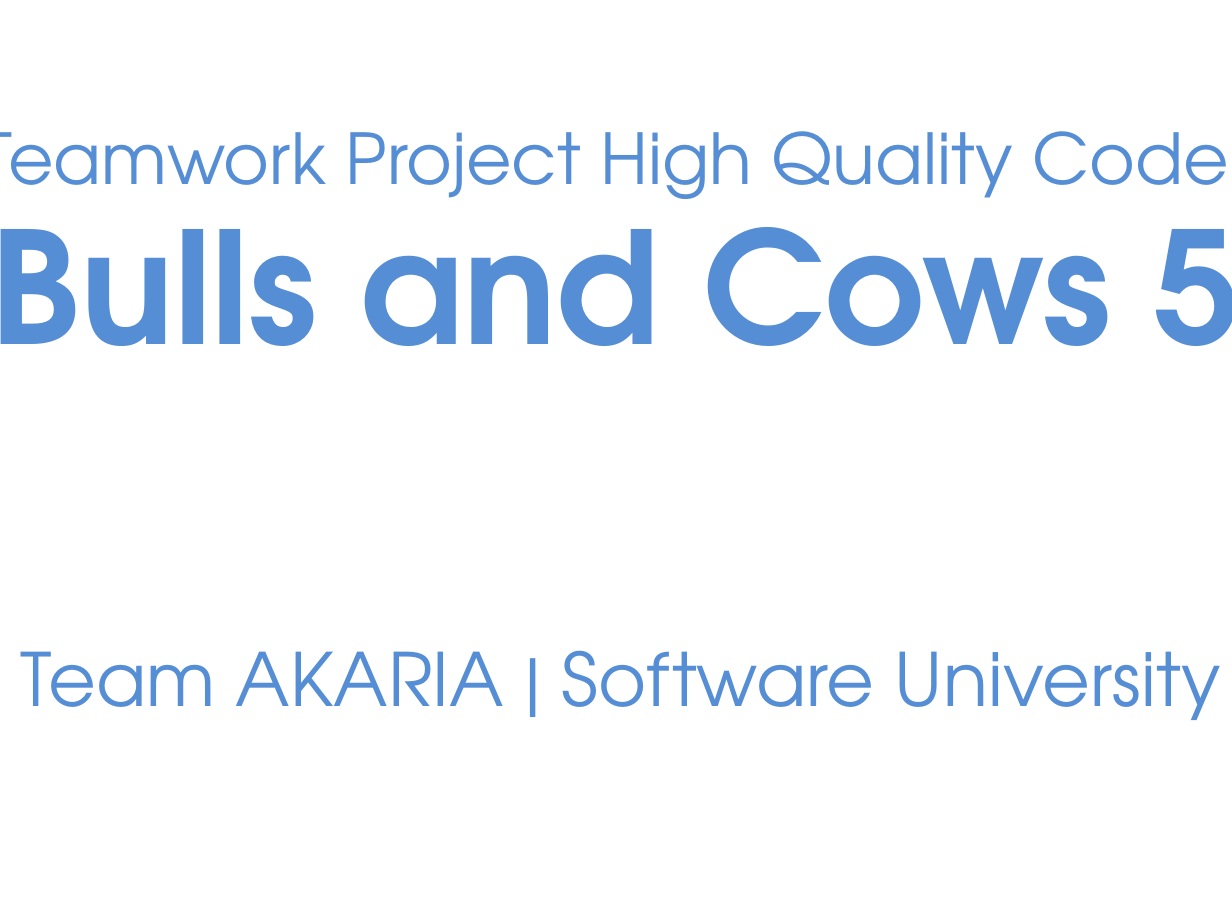
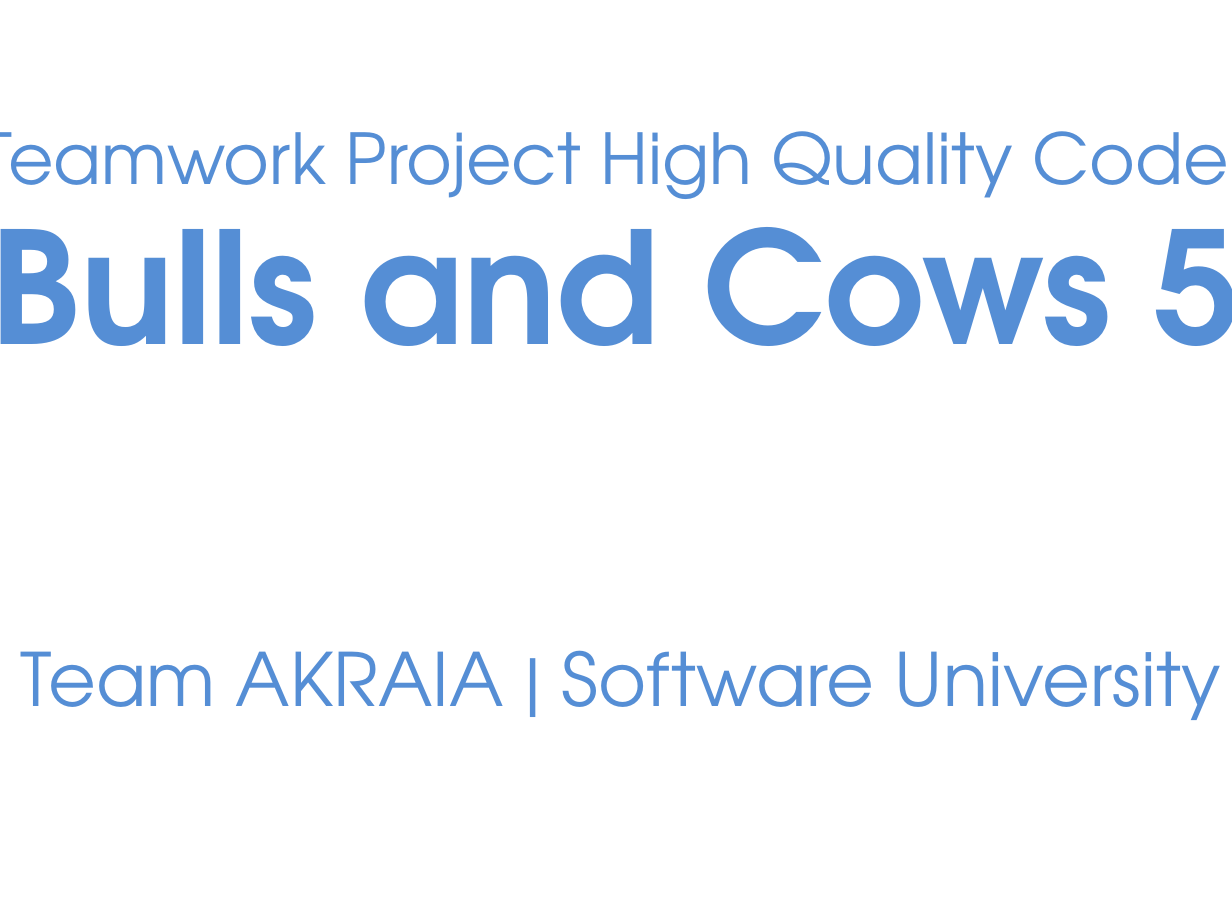
Before and after one commit to TEAM-AKRAIA/HQC-PROJECT, a slide deck: slide 1 of Presentation.pptx. Drawn at 1232x924 pixels with LibreOffice and Linux fonts; fonts in the diff are those of the drawing. Boxes give left, top, right and bottom in pixels: in the first picture for what was removed or moved away, otherwise in the second. Text is boxed around its words. In the diff, an @@ line names an element or a change of style, - is before the commit and + after.

Commit message:
fixed the name of the team

```diff
--- a/Presentation.pptx
+++ b/Presentation.pptx
@@ subtitle at bbox=[21, 650, 1221, 720]: text changed @@
-Team AKARIA | Software University
+Team AKRAIA | Software University
```
Also in this commit, not shown: 1 other slide changed, 1 other file.
